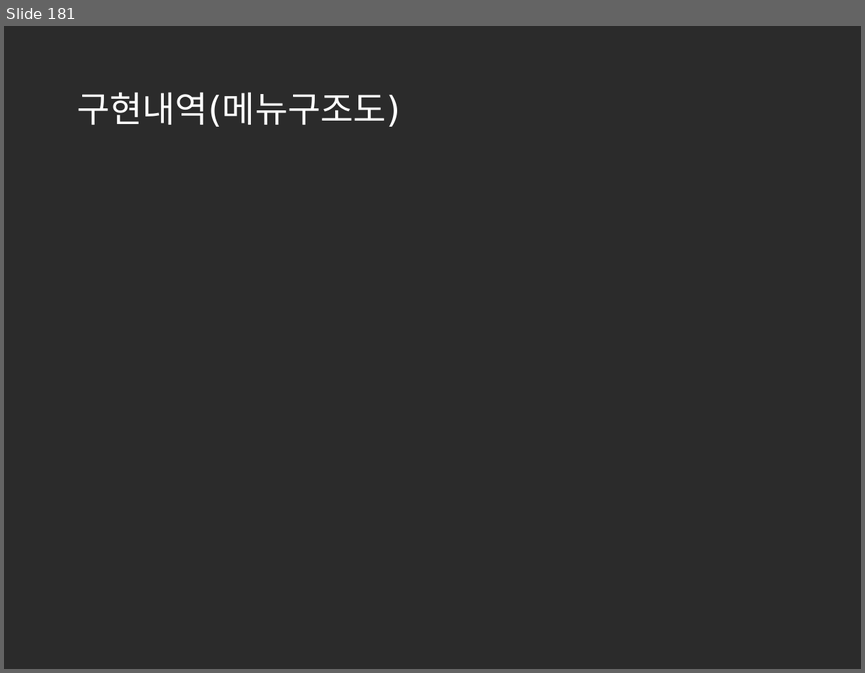
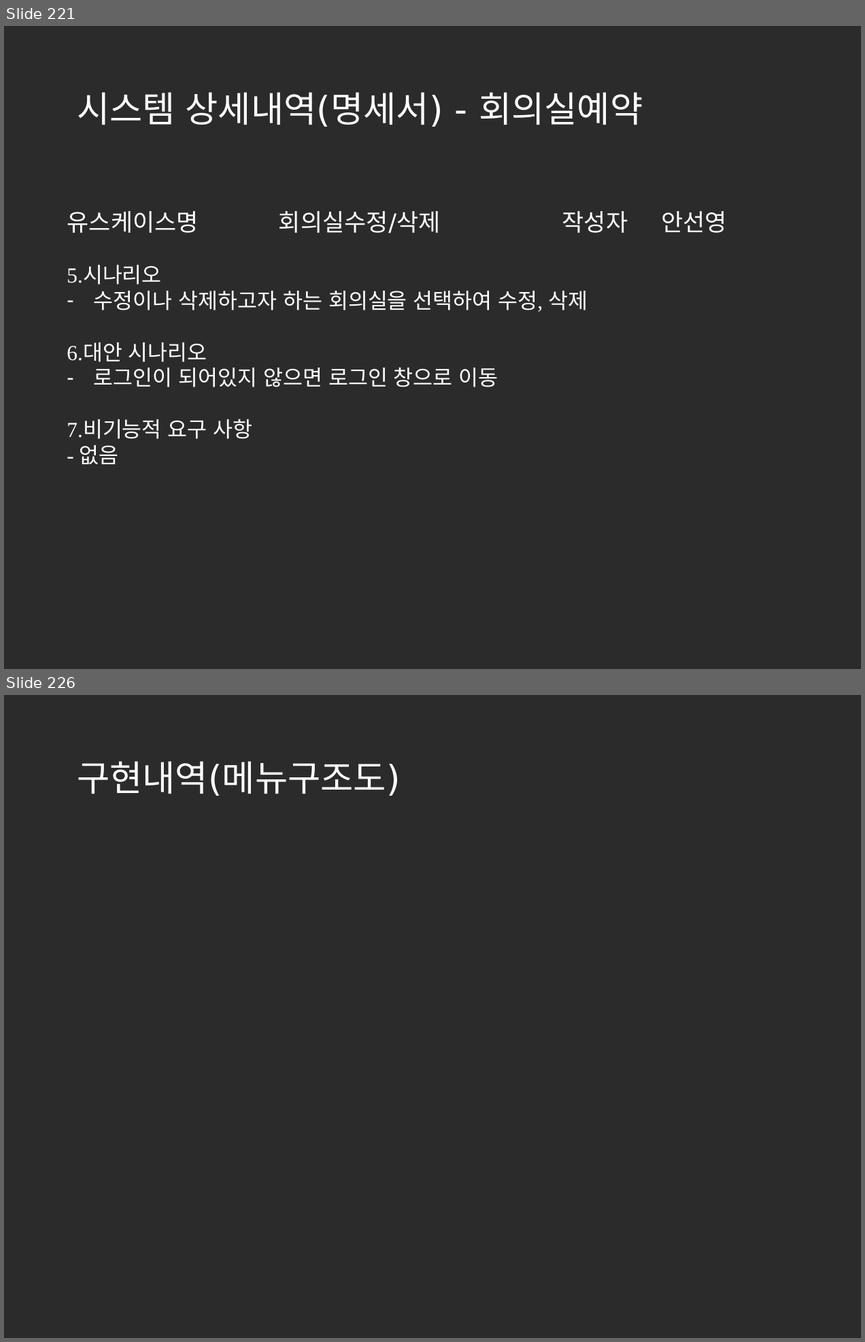
Before and after one commit to korea600/useful, a slide deck: Useful/UML/Presentation/useful_ppt_초안(수정중).pptx. Shown one above the other, each under a label of ours: slide 181 before the commit, slides 221 and 226 after it; the slides between them are not shown. The pictures are 865x673 and 865x1342 pixels, drawn with LibreOffice and Linux fonts; fonts in the diff are those of the drawing; background and template pictures are left out; a plain dark background stands for a picture behind light text. Boxes give left, top, right and bottom in pixels: in the first picture for what was removed or moved away, otherwise in the second. Text is boxed around its words. In the diff, an @@ line names an element or a change of style, - is before the commit and + after.

Commit message:
명세서 완료

```diff
--- a/Useful/UML/Presentation/useful_ppt_초안(수정중).pptx
+++ b/Useful/UML/Presentation/useful_ppt_초안(수정중).pptx
@@ slide 221 added at bbox=[4, 26, 861, 669], background picture (left out) @@
@@ title added at bbox=[77, 92, 643, 127], 30 pt, text #FFFFFF @@
+시스템 상세내역(명세서) - 회의실예약
@@ text added at bbox=[67, 211, 727, 233], 20 pt, text #FFFFFF @@
+유스케이스명 회의실수정/삭제 작성자 안선영
@@ text added at bbox=[67, 266, 587, 464], 18 pt, text #FFFFFF @@
+5.시나리오
+– 수정이나 삭제하고자 하는 회의실을 선택하여 수정, 삭제
+6.대안 시나리오
+– 로그인이 되어있지 않으면 로그인 창으로 이동
+7.비기능적 요구 사항
+- 없음
@@ what was slide 181 is now slide 226 @@
```
Also in this commit, not shown: 1 slide changed, 44 other slides added, 7 slides removed.
